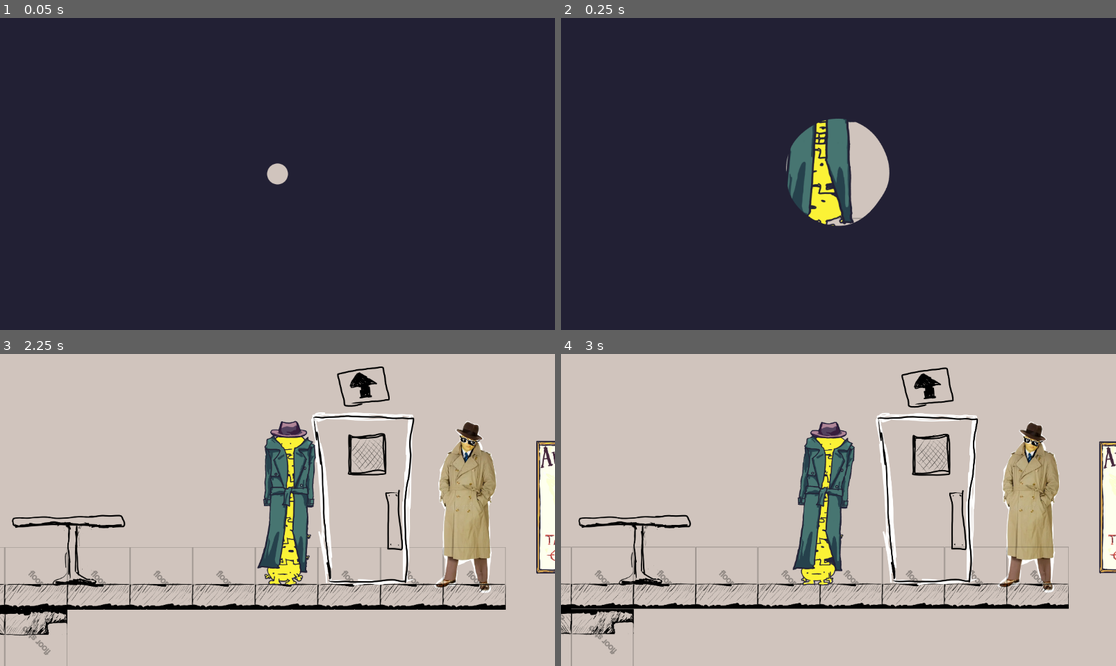
Above: before the commit, frames 1-4 (two rows, left to right).
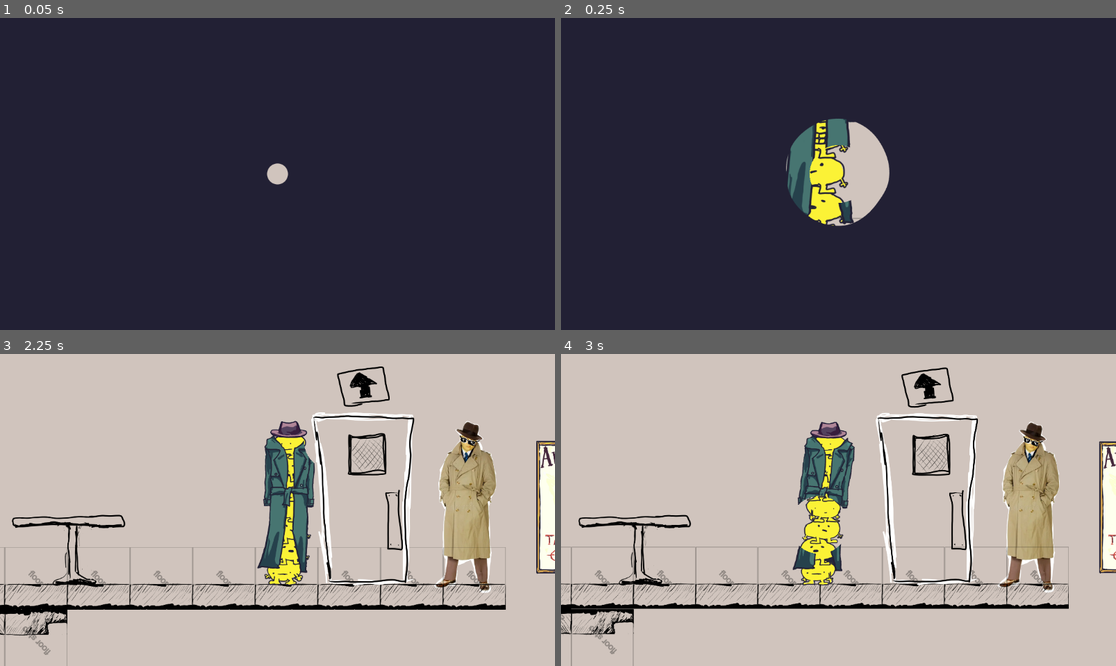
Above: after the commit, the same moments.

Repository: JCoMcL/gourt-game
Game: Godot game, scene res://level/level-container.tscn
The game is run twice, just before and just after one commit, with the same random seed, the same clock (stepped at 60 frames per second) and the same inputs.
Inputs (mouse positions are in pixels of both pictures, inside the frame that each line leads up to):
- Up to frame 1 (0.05 s): no input
- Up to frame 2 (0.25 s): no input
- Up to frame 3 (2.25 s): move the mouse to (399, 494) at 0.52 s; hold Right (go right) 0.53-1.25 s; hold Up (enter door) 0.53-1.25 s; click (399, 494) at 0.67 s; drag from (166, 525) to (382, 497) at 1.27 s; move the mouse to (333, 441) at 2.02 s; hold Left (go left) from 2.03 s (still down); hold Mouse wheel down (move equipment down) from 2.03 s (still down); click (333, 441) at 2.17 s
- Up to frame 4 (3 s): release Left (go left) at 2.75 s; release Mouse wheel down (move equipment down) at 2.75 s; drag from (810, 572) to (838, 428) at 2.77 s

Frame 1 is identical in both runs. In frame 2, 0.7% of the frame differs, in the area x 44-53%, y 40-60%; in frame 3, 0.1%; in frame 4, 1.0%, in the area x 42-51%, y 45-65%.

Commit message:
add super basic peephole to disguise

Diff:
--- a/gourts/disguise/disguise.gd
+++ b/gourts/disguise/disguise.gd
@@ -82,6 +82,7 @@
 		z_as_relative = false
 		z_index = Yute.get_canvas_item_global_z(wearer) + plus_z
 
+	material.set_shader_parameter("peephole_center", get_viewport().get_mouse_position())
 	clear_points()
 	add_point_from(wearer.get_node("Perch"))
 	add_point_from(wearer)
--- a/gourts/disguise/disguise.gdshader
+++ b/gourts/disguise/disguise.gdshader
@@ -3,6 +3,8 @@
 uniform float top_padding_px = 0.0;
 uniform float full_length_px = 730.0;
 uniform float scale_adjustment_factor = 1.1;
+uniform vec2 peephole_center = vec2(-1.0, -1.0);
+uniform float peephole_radius = 60.0;
 
 void vertex() {
 	UV = vec2(1.0 - UV.y, UV.x);
@@ -22,7 +24,9 @@
 	COLOR.rg = UV;
 	//COLOR.a = 1.0;
 	COLOR = texture(TEXTURE, _UV);
-	// Called for every pixel the material is visible on.
+	if (distance(FRAGCOORD.xy, peephole_center) < peephole_radius) {
+		COLOR.a = 0.0;
+	}
 }
 
 //void light() {
